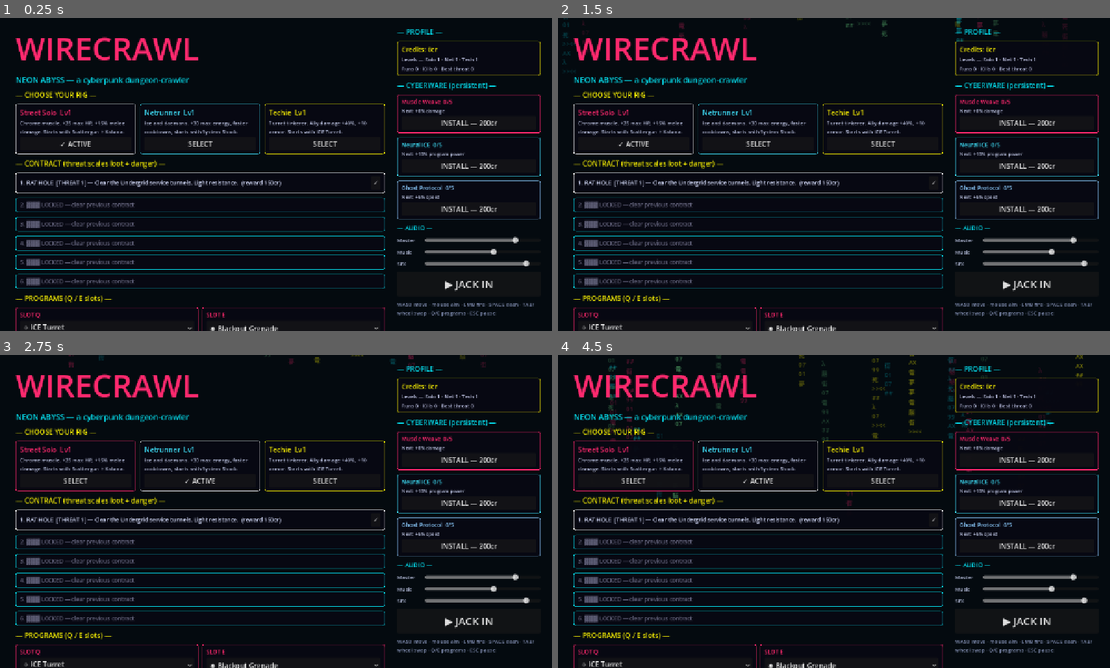
Above: before the commit, frames 1-4 (two rows, left to right).
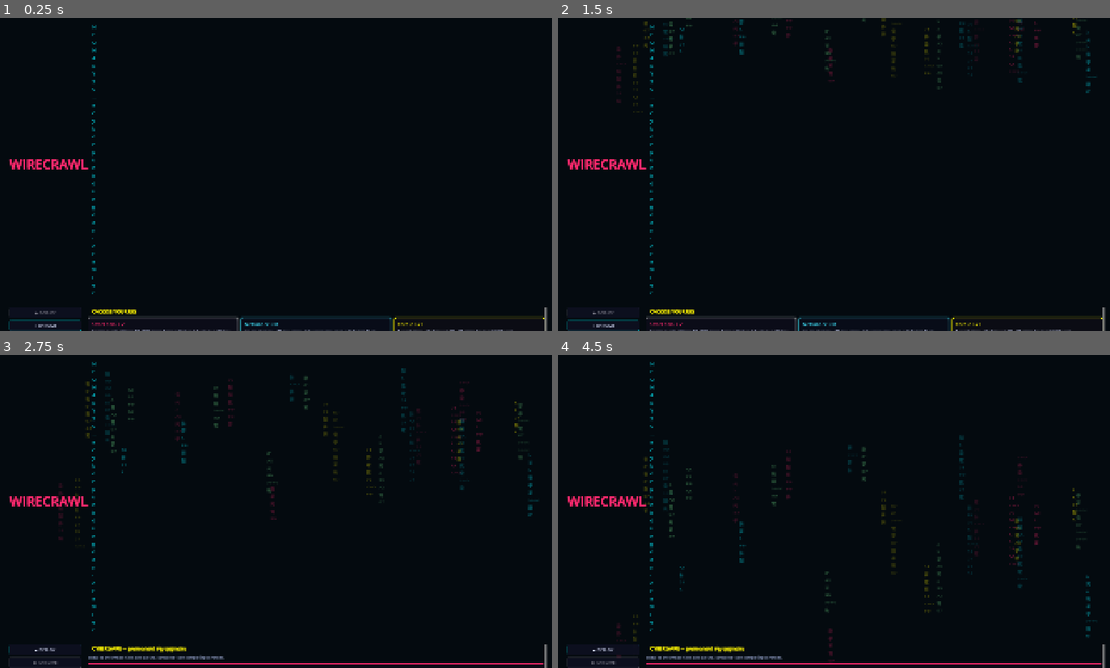
Above: after the commit, the same moments.

Repository: eternaldensity/WireCrawl
Game: Godot game, scene res://scenes/Main.tscn
Same seed, same stepped clock (60 frames per second), same inputs: the game is played once before the commit and once after it.
Inputs (mouse positions are in pixels of both pictures, inside the frame that each line leads up to):
- Up to frame 1 (0.25 s): no input
- Up to frame 2 (1.5 s): click "✓ ACTIVE" (after the commit: "▸ CHROME") at 0.5 s; click (602, 312) at 1.25 s, where only the run after the commit has a clickable "▸ DEPLOY"
- Up to frame 3 (2.75 s): click "SELECT" (after the commit: "▸ CHROME") at 2 s
- Up to frame 4 (4.5 s): tap Enter at 2.75 s; move the mouse to (960, 495) at 2.77 s; press the mouse at (960, 495) at 2.78 s; hold D (move_right) 2.78-3.5 s; tap Space (dash) at 2.85, 4.35 s; release the mouse at (960, 495) at 3.5 s; drag from (723, 527) to (806, 574) at 3.52 s; move the mouse to (889, 442) at 4.27 s; press the mouse at (889, 442) at 4.28 s; hold D (move_right) from 4.28 s (still down)

The runs differ from the first frame. In frame 1, 13% of the frame differs, in the area x 1-100%, y 2-100%; in frame 2, 14%; in frame 3, 14%; in frame 4, 15%, in the area x 1-100%, y 0-100%.

Commit message:
v0.5 UI/UX: tabbed title, neon theme system, 1080p base
- Title restructured into nav rail + tabs (DEPLOY / CHROME / PROFILE /
  SETTINGS); selections re-render tab only, no more wall of panels
- WCTheme: shared neon styling (buttons, sliders, panels w/ glow, headers,
  section bars) applied to title, HUD, pause, debrief
- 1920x1080 base viewport (expand stretch) for higher-res displays;
  program pickers no longer truncated; larger minimap, data-rain covers 1080p
- Screenshake toggle now functional (Dungeon honors profile setting)
- Vault loot floor guaranteed (forced epic after unlucky rolls); elite
  sim test hardened against natural elites
- Verified: import clean, SimTest 65/65 x2 runs, title boots clean

Diff:
--- a/project.godot
+++ b/project.godot
@@ -1,6 +1,10 @@
 ; Engine configuration file.
-; WIRECRAWL: NEON ABYSS — cyberpunk dungeon-crawler (Minecraft Dungeons-like)
-; Godot 4.7+
+; It's best edited using the editor UI and not directly,
+; since the parameters that go here are not all obvious.
+;
+; Format:
+;   [section] ; section goes between []
+;   param=value ; assign values to parameters
 
 config_version=5
 
@@ -25,9 +29,8 @@
 
 [display]
 
-window/size/viewport_width=1280
-window/size/viewport_height=720
-window/size/resizable=true
+window/size/viewport_width=1920
+window/size/viewport_height=1080
 window/stretch/mode="canvas_items"
 window/stretch/aspect="expand"
 
@@ -47,6 +50,6 @@
 
 renderer/rendering_method="gl_compatibility"
 renderer/rendering_method.mobile="gl_compatibility"
+textures/vram_compression/import_etc2_astc=true
+anti_aliasing/quality/msaa_3d=2
 environment/defaults/default_clear_color=Color(0.008, 0.008, 0.02, 1)
-anti_aliasing/quality/msaa_3d=2
-textures/vram_compression/import_etc2_astc=true
--- a/scripts/Main.gd
+++ b/scripts/Main.gd
@@ -85,10 +85,15 @@
 	paused = false
 
 # ================= TITLE =================
+var tab := "deploy"
+var rail_box: VBoxContainer
+var tab_content: VBoxContainer
+
 func show_title() -> void:
 	_clear()
 	screen = Control.new()
 	screen.set_anchors_preset(Control.PRESET_FULL_RECT)
+	screen.theme = WCTheme.make_theme()
 	add_child(screen)
 	var bg := ColorRect.new()
 	bg.color = BG
@@ -97,89 +102,177 @@
 	_data_rain(bg)
 	var margin := MarginContainer.new()
 	margin.set_anchors_preset(Control.PRESET_FULL_RECT)
-	margin.add_theme_constant_override("margin_left", 36)
-	margin.add_theme_constant_override("margin_right", 36)
-	margin.add_theme_constant_override("margin_top", 20)
-	margin.add_theme_constant_override("margin_bottom", 20)
+	margin.add_theme_constant_override("margin_left", 32)
+	margin.add_theme_constant_override("margin_right", 32)
+	margin.add_theme_constant_override("margin_top", 18)
+	margin.add_theme_constant_override("margin_bottom", 18)
 	screen.add_child(margin)
-	var root := HBoxContainer.new()
-	root.add_theme_constant_override("separation", 28)
-	margin.add_child(root)
-	var left := VBoxContainer.new()
-	left.size_flags_horizontal = Control.SIZE_EXPAND_FILL
-	left.add_theme_constant_override("separation", 10)
-	root.add_child(left)
-	var title := Label.new()
-	title.text = "WIRECRAWL"
-	title.add_theme_font_size_override("font_size", 72)
-	title.add_theme_color_override("font_color", NEON_PINK)
-	left.add_child(title)
-	var sub := Label.new()
-	sub.text = "NEON ABYSS — a cyberpunk dungeon-crawler"
-	sub.add_theme_font_size_override("font_size", 18)
-	sub.add_theme_color_override("font_color", NEON_CYAN)
-	left.add_child(sub)
-	left.add_child(_label("— CHOOSE YOUR RIG —", NEON_YELLOW, 16))
+	var shell := VBoxContainer.new()
+	shell.add_theme_constant_override("separation", 12)
+	margin.add_child(shell)
+	var head := HBoxContainer.new()
+	head.add_theme_constant_override("separation", 16)
+	shell.add_child(head)
+	head.add_child(WCTheme.header("WIRECRAWL", NEON_PINK, 46))
+	var sub := WCTheme.body("NEON ABYSS — a cyberpunk dungeon-crawler", 17, NEON_CYAN)
+	sub.size_flags_vertical = Control.SIZE_SHRINK_CENTER
+	head.add_child(sub)
+	var body := HBoxContainer.new()
+	body.add_theme_constant_override("separation", 20)
+	body.size_flags_vertical = Control.SIZE_EXPAND_FILL
+	shell.add_child(body)
+	rail_box = VBoxContainer.new()
+	rail_box.custom_minimum_size = Vector2(250, 0)
+	rail_box.add_theme_constant_override("separation", 8)
+	body.add_child(rail_box)
+	var scroll := ScrollContainer.new()
+	scroll.size_flags_horizontal = Control.SIZE_EXPAND_FILL
+	scroll.size_flags_vertical = Control.SIZE_EXPAND_FILL
+	scroll.horizontal_scroll_mode = ScrollContainer.SCROLL_MODE_DISABLED
+	body.add_child(scroll)
+	tab_content = VBoxContainer.new()
+	tab_content.size_flags_horizontal = Control.SIZE_EXPAND_FILL
+	tab_content.add_theme_constant_override("separation", 12)
+	scroll.add_child(tab_content)
+	_refresh_title()
+
+func _refresh_title() -> void:
+	if screen == null:
+		return
+	_render_rail()
+	_render_tab()
+
+func _render_rail() -> void:
+	for c in rail_box.get_children():
+		c.queue_free()
+	var tabs := [["deploy", "▸ DEPLOY", NEON_PINK], ["chrome", "▸ CHROME", NEON_YELLOW],
+		["profile", "▸ PROFILE", NEON_CYAN], ["settings", "▸ SETTINGS", Color(0.6, 0.65, 0.9)]]
+	for t in tabs:
+		var b := Button.new()
+		b.text = String(t[1]) if tab != String(t[0]) else "▶ " + String(t[1]).substr(2)
+		b.size_flags_horizontal = Control.SIZE_EXPAND_FILL
+		if tab == String(t[0]):
+			WCTheme.style_button(b, t[2])
+			b.disabled = true
+		var id := String(t[0])
+		b.pressed.connect(func():
+			tab = id
+			AudioDirector.play("ui")
+			_refresh_title())
+		rail_box.add_child(b)
+	var spacer := Control.new()
+	spacer.size_flags_vertical = Control.SIZE_EXPAND_FILL
+	rail_box.add_child(spacer)
+	var cred := PanelContainer.new()
+	cred.add_theme_stylebox_override("panel", WCTheme.panel(NEON_YELLOW))
+	rail_box.add_child(cred)
+	var cv := VBoxContainer.new()
+	cred.add_child(cv)
+	cv.add_child(WCTheme.body("CREDITS", 12, NEON_YELLOW))
+	cv.add_child(WCTheme.header("%d cr" % int(SaveSystem.profile.get("credits", 0)), NEON_YELLOW, 24))
+	rail_box.add_child(WCTheme.body("v%s · Godot 4.7" % GameDB.VERSION, 11, WCTheme.DIM))
+
+func _render_tab() -> void:
+	for c in tab_content.get_children():
+		c.queue_free()
+	match tab:
+		"deploy":
+			_tab_deploy()
+		"chrome":
+			_tab_chrome()
+		"profile":
+			_tab_profile()
+		"settings":
+			_tab_settings()
+
+func _tab_deploy() -> void:
+	tab_content.add_child(WCTheme.section("CHOOSE YOUR RIG", NEON_YELLOW))
 	var orig_row := HBoxContainer.new()
 	orig_row.add_theme_constant_override("separation", 10)
-	left.add_child(orig_row)
+	tab_content.add_child(orig_row)
 	for oid in ["solo", "netrunner", "techie"]:
 		orig_row.add_child(_origin_card(oid))
-	left.add_child(_label("— CONTRACT (threat scales loot + danger) —", NEON_YELLOW, 16))
+	tab_content.add_child(WCTheme.section("CONTRACT — threat scales loot + danger", NEON_YELLOW))
 	var unlocked: int = int(SaveSystem.profile.get("contracts_unlocked", 1))
 	for i in GameDB.CONTRACTS.size():
 		var c: Dictionary = GameDB.CONTRACTS[i]
-		left.add_child(_contract_row(i, c, i < unlocked))
-	left.add_child(_label("— PROGRAMS (Q / E slots) —", NEON_YELLOW, 16))
+		tab_content.add_child(_contract_row(i, c, i < unlocked))
+	tab_content.add_child(WCTheme.section("PROGRAMS — Q / E slots", NEON_YELLOW))
 	var prog_row := HBoxContainer.new()
 	prog_row.add_theme_constant_override("separation", 8)
-	left.add_child(prog_row)
+	tab_content.add_child(prog_row)
 	prog_row.add_child(_program_picker(1))
 	prog_row.add_child(_program_picker(2))
-	var right := VBoxContainer.new()
-	right.custom_minimum_size = Vector2(330, 0)
-	right.add_theme_constant_override("separation", 10)
-	root.add_child(right)
-	right.add_child(_label("— PROFILE —", NEON_CYAN, 16))
-	right.add_child(_profile_panel())
-	right.add_child(_label("— CYBERWARE (persistent) —", NEON_CYAN, 16))
-	for track in ["muscle", "ice", "ghost"]:
-		right.add_child(_cyberware_row(track))
-	right.add_child(_label("— AUDIO —", NEON_CYAN, 14))
-	right.add_child(_volume_row("master_vol", "Master"))
-	right.add_child(_volume_row("music_vol", "Music"))
-	right.add_child(_volume_row("sfx_vol", "SFX"))
+	var bar := PanelContainer.new()
+	bar.add_theme_stylebox_override("panel", WCTheme.panel(NEON_PINK))
+	tab_content.add_child(bar)
+	var h := HBoxContainer.new()
+	h.add_theme_constant_override("separation", 16)
+	bar.add_child(h)
+	var c0: Dictionary = GameDB.CONTRACTS[clampi(sel_contract, 0, 5)]
+	var summary := WCTheme.body("Run: %s · %s · Threat %d · %s / %s" % [
+		GameDB.ORIGINS[sel_origin]["name"], c0["name"], c0["threat"],
+		GameDB.PROGRAMS[sel_prog1]["name"], GameDB.PROGRAMS[sel_prog2]["name"]], 15)
+	summary.size_flags_horizontal = Control.SIZE_EXPAND_FILL
+	summary.size_flags_vertical = Control.SIZE_SHRINK_CENTER
+	h.add_child(summary)
 	var launch := Button.new()
 	launch.text = "▶ JACK IN"
-	launch.custom_minimum_size = Vector2(0, 56)
-	launch.add_theme_font_size_override("font_size", 24)
-	right.add_child(launch)
+	launch.custom_minimum_size = Vector2(280, 60)
+	launch.add_theme_font_size_override("font_size", 26)
+	WCTheme.style_button(launch, NEON_PINK)
+	h.add_child(launch)
 	launch.pressed.connect(func():
 		AudioDirector.play("ui")
 		start_dungeon())
-	var hint := _label("WASD move · mouse aim · LMB fire · SPACE dash · TAB/wheel swap · Q/E programs · ESC pause", Color(0.55, 0.6, 0.75), 12)
-	right.add_child(hint)
+
+func _tab_chrome() -> void:
+	tab_content.add_child(WCTheme.section("CYBERWARE — permanent rig upgrades", NEON_YELLOW))
+	tab_content.add_child(WCTheme.body("Installed chrome persists across runs. Earn credits by completing contracts.", 13, WCTheme.DIM))
+	for track in ["muscle", "ice", "ghost"]:
+		tab_content.add_child(_cyberware_row(track))
+
+func _tab_profile() -> void:
+	tab_content.add_child(WCTheme.section("PROFILE", NEON_CYAN))
+	tab_content.add_child(_profile_panel())
+	tab_content.add_child(WCTheme.section("RIG MASTERY", NEON_CYAN))
+	for oid in ["solo", "netrunner", "techie"]:
+		var o: Dictionary = GameDB.ORIGINS[oid]
+		var p := PanelContainer.new()
+		p.add_theme_stylebox_override("panel", WCTheme.panel(o["color"]))
+		tab_content.add_child(p)
+		var v := VBoxContainer.new()
+		p.add_child(v)
+		v.add_child(WCTheme.header("%s — Level %d" % [o["name"], SaveSystem.origin_level(oid)], o["color"], 18))
+		var xp: int = int(SaveSystem.profile["origins"][oid].get("xp", 0))
+		var need: int = GameDB.xp_for_level(SaveSystem.origin_level(oid))
+		v.add_child(WCTheme.body("XP %d / %d to next level" % [xp, need], 12, WCTheme.DIM))
+
+func _tab_settings() -> void:
+	tab_content.add_child(WCTheme.section("AUDIO", NEON_CYAN))
+	tab_content.add_child(_volume_row("master_vol", "Master"))
+	tab_content.add_child(_volume_row("music_vol", "Music"))
+	tab_content.add_child(_volume_row("sfx_vol", "SFX"))
+	tab_content.add_child(WCTheme.section("GAMEPLAY", NEON_CYAN))
+	var shake := CheckButton.new()
+	shake.text = "Screen shake"
+	shake.button_pressed = bool(SaveSystem.profile.get("settings", {}).get("screenshake", true))
+	shake.add_theme_font_size_override("font_size", 14)
+	tab_content.add_child(shake)
+	shake.toggled.connect(func(on: bool):
+		SaveSystem.profile["settings"]["screenshake"] = on
+		SaveSystem.save_profile())
+	tab_content.add_child(WCTheme.section("CONTROLS", NEON_CYAN))
+	tab_content.add_child(WCTheme.body("WASD move · mouse aim · LMB fire · SPACE dash (i-frames) · TAB / wheel weapon swap · Q / E programs · 1 / 2 loot choice · ESC pause", 13))
+	tab_content.add_child(WCTheme.section("DISPLAY", NEON_CYAN))
+	tab_content.add_child(WCTheme.body("The game renders at your window size — maximize or fullscreen the window for higher fidelity. UI scales automatically (1080p base).", 13, WCTheme.DIM))
 
 func _label(t: String, c: Color, fs: int) -> Label:
-	var l := Label.new()
-	l.text = t
-	l.add_theme_font_size_override("font_size", fs)
-	l.add_theme_color_override("font_color", c)
-	l.autowrap_mode = TextServer.AUTOWRAP_WORD_SMART
-	return l
+	return WCTheme.body(t, fs, c)
 
 func _panel(border: Color) -> PanelContainer:
 	var p := PanelContainer.new()
-	var s := StyleBoxFlat.new()
-	s.bg_color = Color(0.03, 0.03, 0.07, 0.95)
-	s.border_color = border
-	s.set_border_width_all(1)
-	s.set_corner_radius_all(4)
-	s.content_margin_left = 10
-	s.content_margin_right = 10
-	s.content_margin_top = 8
-	s.content_margin_bottom = 8
-	p.add_theme_stylebox_override("panel", s)
+	p.add_theme_stylebox_override("panel", WCTheme.panel(border))
 	return p
 
 func _origin_card(oid: String) -> Control:
@@ -194,11 +287,13 @@
 	v.add_child(d)
 	var b := Button.new()
 	b.text = "SELECT" if sel_origin != oid else "✓ ACTIVE"
+	if sel_origin == oid:
+		WCTheme.style_button(b, o["color"])
 	v.add_child(b)
 	b.pressed.connect(func():
 		sel_origin = oid
 		AudioDirector.play("ui")
-		show_title())
+		_refresh_title())
 	return p
 
 func _contract_row(i: int, c: Dictionary, open: bool) -> Control:
@@ -217,7 +312,7 @@
 		b.pressed.connect(func():
 			sel_contract = i
 			AudioDirector.play("ui")
-			show_title())
+			_refresh_title())
 	return p
 
 func _program_picker(slot: int) -> Control:
@@ -242,7 +337,7 @@
 		else:
 			sel_prog2 = ids[idx]
 		AudioDirector.play("ui")
-		show_title())
+		_refresh_title())
 	return p
 
 func _profile_panel() -> Control:
@@ -275,7 +370,7 @@
 				AudioDirector.play("levelup")
 			else:
 				AudioDirector.play("hurt", 0.8)
-			show_title())
+			_refresh_title())
 	else:
 		v.add_child(_label("MAXED", NEON_YELLOW, 11))
 	return p
@@ -303,15 +398,15 @@
 	_rain_lines(parent)
 	var glyphs := ["01", "死", "電", "脳", ">><<", "##", "07", "夢", "AX", "99", "λ", "街"]
 	var cols := [NEON_CYAN, NEON_PINK, NEON_YELLOW, Color(0.5, 1.0, 0.6)]
-	for i in 26:
+	for i in 30:
 		var l := Label.new()
 		var col: Color = cols[i % cols.size()]
-		l.add_theme_font_size_override("font_size", 13)
+		l.add_theme_font_size_override("font_size", 15)
 		l.add_theme_color_override("font_color", col)
 		l.modulate.a = randf_range(0.15, 0.5)
 		l.mouse_filter = Control.MOUSE_FILTER_IGNORE
-		var x := randf_range(0.0, 1240.0)
-		l.position = Vector2(x, randf_range(-700.0, 0.0))
+		var x := randf_range(0.0, 1880.0)
+		l.position = Vector2(x, randf_range(-900.0, 0.0))
 		parent.add_child(l)
 		_fall_loop(l, glyphs)
 
@@ -322,9 +417,9 @@
 	for _i in randi_range(4, 10):
 		lines.append(glyphs[randi() % glyphs.size()])
 	l.text = "\n".join(lines)
-	l.position.y = -260.0
+	l.position.y = -320.0
 	var tw := l.create_tween()
-	tw.tween_property(l, "position:y", 760.0, randf_range(5.0, 11.0))
+	tw.tween_property(l, "position:y", 1120.0, randf_range(5.0, 11.0))
 	tw.tween_callback(func(): _fall_loop(l, glyphs))
 
 func _rain_lines(parent: Control) -> void:
@@ -382,6 +477,7 @@
 	if paused:
 		var dim := ColorRect.new()
 		dim.name = "PauseDim"
+		dim.theme = WCTheme.make_theme()
 		dim.color = Color(0, 0, 0, 0.7)
 		dim.set_anchors_preset(Control.PRESET_FULL_RECT)
 		hud.add_child(dim)
@@ -427,6 +523,7 @@
 		hud = null
 	screen = Control.new()
 	screen.set_anchors_preset(Control.PRESET_FULL_RECT)
+	screen.theme = WCTheme.make_theme()
 	add_child(screen)
 	var bg := ColorRect.new()
 	bg.color = Color(0.01, 0.01, 0.03, 0.92)
--- a/scripts/dungeon/Dungeon.gd
+++ b/scripts/dungeon/Dungeon.gd
@@ -576,10 +576,12 @@
 		guard.make_elite()
 		enemies_alive += 1
 	vault_item = LootFactory.roll_weapon(threat + 1, RunManager.luck + 1.5)
-	for _r in 5:
+	for _r in 6:
 		if String(vault_item.get("rarity", "")) in ["epic", "legendary", "mythic"]:
 			break
 		vault_item = LootFactory.roll_weapon(threat + 1, RunManager.luck + 1.5)
+	if not (String(vault_item.get("rarity", "")) in ["epic", "legendary", "mythic"]):
+		vault_item = LootFactory.roll_weapon(threat + 1, RunManager.luck + 1.5, "", "epic")
 	RunManager.register_loot(vault_item)
 	WCPickup.spawn(self, vault_center + Vector3(0, 0, 0), "loot", 0, vault_item)
 	WCPickup.spawn(self, vault_center + Vector3(1.5, 0, 0), "health", 40)
@@ -608,9 +610,12 @@
 func _process(delta: float) -> void:
 	if player != null and cam != null:
 		var target: Vector3 = player.global_position + Vector3(6.5, 13.5, 9.5)
-		if cam_shake > 0.0:
+		var shake_on := bool(SaveSystem.profile.get("settings", {}).get("screenshake", true))
+		if cam_shake > 0.0 and shake_on:
 			cam_shake -= delta * 3.0
 			target += Vector3(randf_range(-1, 1), 0, randf_range(-1, 1)) * cam_shake
+		elif not shake_on:
+			cam_shake = 0.0
 		cam.global_position = cam.global_position.lerp(target, 1.0 - pow(0.001, delta))
 	# rain follows player
 	clear_timer += delta
--- a/scripts/ui/HUD.gd
+++ b/scripts/ui/HUD.gd
@@ -35,16 +35,7 @@
 	RunManager.leveled_up.connect(func(lv): announce("LEVEL UP — %d" % lv, Color(0.976, 0.941, 0.008)))
 
 func _panel_style(border: Color) -> StyleBoxFlat:
-	var s := StyleBoxFlat.new()
-	s.bg_color = Color(0.02, 0.02, 0.05, 0.82)
-	s.border_color = border
-	s.set_border_width_all(1)
-	s.set_corner_radius_all(3)
-	s.content_margin_left = 8
-	s.content_margin_right = 8
-	s.content_margin_top = 4
-	s.content_margin_bottom = 4
-	return s
+	return WCTheme.panel(border, Color(0.02, 0.02, 0.05, 0.85))
 
 func _build() -> void:
 	# vignette
@@ -90,9 +81,9 @@
 	vitals.add_child(weapon_label)
 	# top-right minimap + threat
 	minimap = _Minimap.new()
-	minimap.custom_minimum_size = Vector2(190, 190)
+	minimap.custom_minimum_size = Vector2(230, 230)
 	minimap.set_anchors_preset(Control.PRESET_TOP_RIGHT)
-	minimap.position = Vector2(-204, 12)
+	minimap.position = Vector2(-244, 12)
 	add_child(minimap)
 	# boss bar top-center
 	boss_box = VBoxContainer.new()
@@ -135,13 +126,16 @@
 	var hint := Label.new()
 	hint.text = "WASD move · Mouse aim · LMB fire · SPACE dash · TAB swap · Q/E programs · 1/2 loot"
 	hint.set_anchors_preset(Control.PRESET_BOTTOM_RIGHT)
-	hint.position = Vector2(-560, -30)
-	hint.add_theme_font_size_override("font_size", 12)
+	hint.position = Vector2(-660, -30)
+	hint.add_theme_font_size_override("font_size", 13)
 	hint.add_theme_color_override("font_color", Color(0.6, 0.65, 0.8))
 	hint.mouse_filter = Control.MOUSE_FILTER_IGNORE
 	add_child(hint)
 	_build_loot_panel()
 	_refresh_bars()
+	for c in get_children():
+		if c is Control:
+			(c as Control).theme = WCTheme.make_theme()
 
 func _process(delta: float) -> void:
 	if _announce_t > 0.0:
--- /dev/null
+++ b/scripts/ui/WCTheme.gd
@@ -0,0 +1,119 @@
+class_name WCTheme
+extends RefCounted
+## Shared neon UI theme. Build once via make_theme() and assign to root
+## Controls; use panel()/header()/section() helpers for consistent styling.
+## Fixes: plain default Godot widgets, unreadable low-contrast rows.
+
+static var _cached: Theme = null
+
+const PINK := Color(1.0, 0.16, 0.43)
+const CYAN := Color(0.02, 0.85, 0.91)
+const YELLOW := Color(0.976, 0.941, 0.008)
+const INK := Color(0.015, 0.015, 0.035)
+const PANEL_BG := Color(0.03, 0.035, 0.08, 0.94)
+const TEXT := Color(0.86, 0.89, 1.0)
+const DIM := Color(0.55, 0.6, 0.75)
+
+static func make_theme() -> Theme:
+	if _cached != null:
+		return _cached
+	var t := Theme.new()
+	# Buttons (default cyan accent; per-button accents via style_button()).
+	t.set_stylebox("normal", "Button", _btn_box(CYAN.darkened(0.35)))
+	t.set_stylebox("hover", "Button", _btn_box(CYAN))
+	t.set_stylebox("pressed", "Button", _btn_box(PINK))
+	t.set_stylebox("disabled", "Button", _btn_box(Color(0.25, 0.25, 0.3)))
+	t.set_stylebox("focus", "Button", StyleBoxEmpty.new())
+	t.set_color("font_color", "Button", TEXT)
+	t.set_color("font_hover_color", "Button", Color.WHITE)
+	t.set_color("font_pressed_color", "Button", Color.WHITE)
+	t.set_color("font_disabled_color", "Button", Color(0.45, 0.45, 0.5))
+	t.set_font_size("font_size", "Button", 15)
+	# OptionButtons match.
+	for item in ["normal", "hover", "pressed", "disabled"]:
+		t.set_stylebox(item, "OptionButton", t.get_stylebox(item, "Button"))
+	t.set_stylebox("focus", "OptionButton", StyleBoxEmpty.new())
+	for col in ["font_color", "font_hover_color", "font_pressed_color"]:
+		t.set_color(col, "OptionButton", Color.WHITE)
+	t.set_font_size("font_size", "OptionButton", 14)
+	# Sliders: dark track, neon fill.
+	var track := StyleBoxFlat.new()
+	track.bg_color = Color(0.08, 0.09, 0.16)
+	track.set_corner_radius_all(3)
+	track.content_margin_top = 3
+	track.content_margin_bottom = 3
+	t.set_stylebox("slider", "HSlider", track)
+	var fill := StyleBoxFlat.new()
+	fill.bg_color = Color(0.02, 0.55, 0.62)
+	fill.set_corner_radius_all(3)
+	t.set_stylebox("grabber_area", "HSlider", fill)
+	t.set_stylebox("grabber_area_highlight", "HSlider", fill)
+	t.set_stylebox("focus", "HSlider", StyleBoxEmpty.new())
+	_cached = t
+	return t
+
+static func _btn_box(border: Color) -> StyleBoxFlat:
+	var s := StyleBoxFlat.new()
+	s.bg_color = Color(0.05, 0.06, 0.12, 0.96)
+	s.border_color = border
+	s.set_border_width_all(1)
+	s.set_corner_radius_all(4)
+	s.content_margin_left = 12
+	s.content_margin_right = 12
+	s.content_margin_top = 7
+	s.content_margin_bottom = 7
+	return s
+
+static func style_button(b: Button, accent: Color) -> void:
+	## Per-button accent (primary actions, selections).
+	b.add_theme_stylebox_override("normal", _btn_box(accent.darkened(0.35)))
+	b.add_theme_stylebox_override("hover", _btn_box(accent))
+	b.add_theme_stylebox_override("pressed", _btn_box(PINK))
+	b.add_theme_color_override("font_hover_color", Color.WHITE)
+
+static func panel(border: Color, bg := PANEL_BG) -> StyleBoxFlat:
+	var s := StyleBoxFlat.new()
+	s.bg_color = bg
+	s.border_color = border
+	s.set_border_width_all(1)
+	s.set_corner_radius_all(6)
+	s.content_margin_left = 14
+	s.content_margin_right = 14
+	s.content_margin_top = 10
+	s.content_margin_bottom = 10
+	s.shadow_color = Color(border.r, border.g, border.b, 0.25)
+	s.shadow_size = 6
+	return s
+
+static func header(text: String, color: Color, size: int) -> Label:
+	var l := Label.new()
+	l.text = text
+	l.add_theme_font_size_override("font_size", size)
+	l.add_theme_color_override("font_color", color)
+	l.add_theme_color_override("font_shadow_color", Color(color.r, color.g, color.b, 0.8))
+	l.add_theme_constant_override("shadow_offset_x", 2)
+	l.add_theme_constant_override("shadow_offset_y", 2)
+	return l
+
+static func section(title: String, accent: Color) -> HBoxContainer:
+	## Accent-bar section header row.
+	var h := HBoxContainer.new()
+	h.add_theme_constant_override("separation", 10)
+	var bar := ColorRect.new()
+	bar.color = accent
+	bar.custom_minimum_size = Vector2(4, 22)
+	bar.size_flags_vertical = Control.SIZE_SHRINK_CENTER
+	h.add_child(bar)
+	h.add_child(header(title, accent, 17))
+	return h
+
+static func body(text: String, size := 13, color := TEXT) -> Label:
+	var l := Label.new()
+	l.text = text
+	l.add_theme_font_size_override("font_size", size)
+	l.add_theme_color_override("font_color", color)
+	l.autowrap_mode = TextServer.AUTOWRAP_WORD_SMART
+	return l
+
+static func rarity_color(rarity: String) -> Color:
+	return GameDB.RARITY_COLORS.get(rarity, Color.WHITE)
--- a/tests/SimTest.gd
+++ b/tests/SimTest.gd
@@ -71,10 +71,18 @@
 	var foes := get_tree().get_nodes_in_group("enemies")
 	_check(not foes.is_empty(), "enemies_in_tree")
 	if foes.size() > 1:
-		var champ: WCEnemy = foes[1] as WCEnemy
-		var chp0: float = champ.max_hp
-		champ.make_elite()
-		_check(champ.elite and champ.max_hp > chp0, "elite_modifier")
+		var champ: WCEnemy = null
+		for f in foes:
+			var fe := f as WCEnemy
+			if fe != null and not fe.elite and not fe.is_boss:
+				champ = fe
+				break
+		if champ == null:
+			_check(true, "elite_modifier_skipped_all_elite")
+		else:
+			var chp0: float = champ.max_hp
+			champ.make_elite()
+			_check(champ.elite and champ.max_hp > chp0, "elite_modifier")
 	if not foes.is_empty():
 		var e: WCEnemy = foes[0] as WCEnemy
 		var kills0: int = RunManager.kills
Not shown, added: scripts/ui/WCTheme.gd.uid
Not shown, changed: SCORE.md
Not shown, changed: SYSTEMS.md
